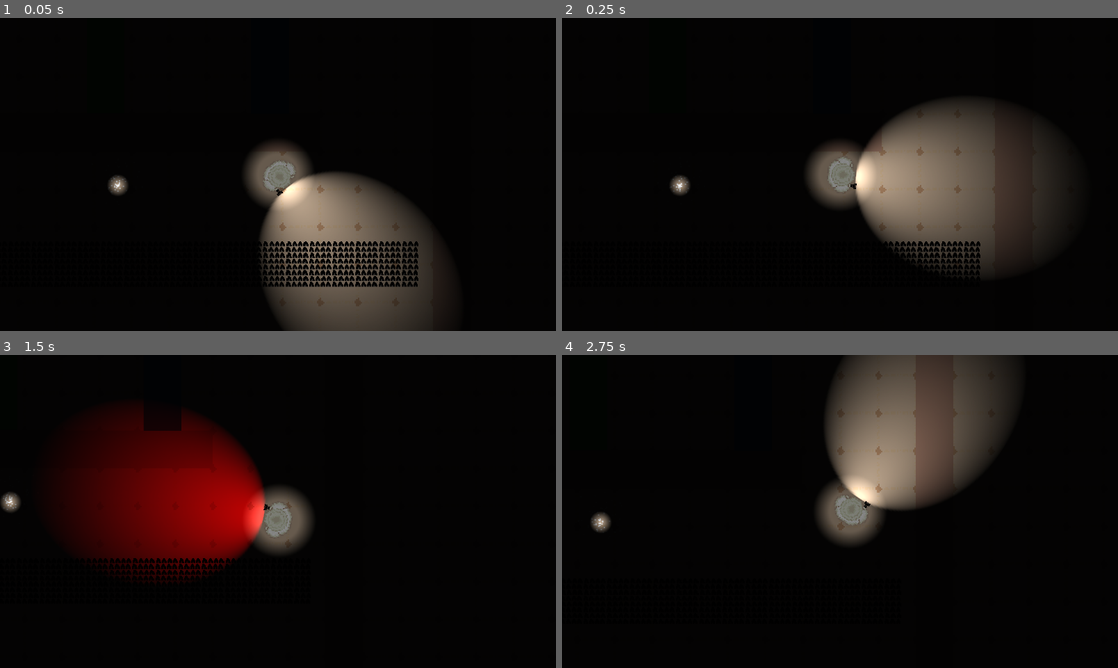
Above: before the commit, frames 1-4 (two rows, left to right).
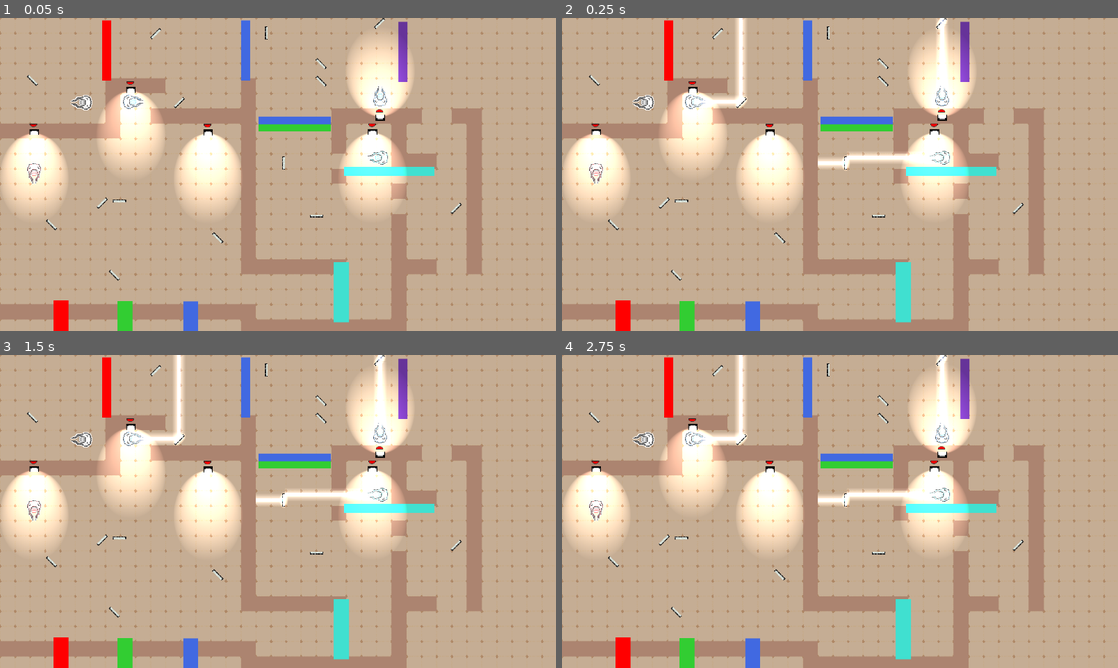
Above: after the commit, the same moments.

Repository: ToumaKamijou/Game-Making-A3
Game: Godot game, scene res://scenes/2D/levels/glass_level.tscn
Two runs of this game, one before a commit and one after it. Both use one fixed random seed, a clock stepped at 60 frames per second and the inputs below. This scene is started directly instead of the project's main scene.
Inputs (mouse positions are in pixels of both pictures, inside the frame that each line leads up to):
- Up to frame 1 (0.05 s): no input
- Up to frame 2 (0.25 s): no input
- Up to frame 3 (1.5 s): tap Enter at 0.5 s; move the mouse to (400, 495) at 0.52 s; hold D (move_right) 0.53-1.28 s; hold Space (change_flash_color) 0.53-1.28 s; move the mouse to (166, 527) at 1.27 s; hold S (move_down) from 1.28 s (still down); tap F (interact) at 1.35 s
- Up to frame 4 (2.75 s): move the mouse to (895, 442) at 2.02 s; release S (move_down) at 2.03 s; hold D (move_right) from 2.03 s (still down); tap R at 2.1 s

The runs differ from the first frame. In frame 1, 100% of the frame differs, in the area x 0-100%, y 0-100%; in frame 2, 100%; in frame 3, 100%; in frame 4, 99%.

Commit message:
moving platform fix

Diff:
--- a/a-3-game/scenes/2D/levels/glass_level.tscn
+++ b/a-3-game/scenes/2D/levels/glass_level.tscn
@@ -1,10 +1,8 @@
-[gd_scene load_steps=24 format=4 uid="uid://3i8w6mru3gy1"]
+[gd_scene load_steps=22 format=4 uid="uid://3i8w6mru3gy1"]
 
 [ext_resource type="Texture2D" uid="uid://hh5xt8teuyrd" path="res://assets/2D/sprites/tilemaps/tiles_a3.png" id="2_h1ni6"]
 [ext_resource type="Texture2D" uid="uid://bgi2caci3fe2t" path="res://assets/2D/sprites/skid lines.png" id="3_h1ni6"]
 [ext_resource type="Texture2D" uid="uid://clv4eps6nhr45" path="res://assets/2D/sprites/tilemaps/Spikes.png" id="3_uqhp1"]
-[ext_resource type="Script" uid="uid://c8pjnmrby13h4" path="res://scripts/2D/environment/fog.gd" id="5_x73ys"]
-[ext_resource type="PackedScene" uid="uid://cxwyepp3mbvej" path="res://scenes/2D/player/player.tscn" id="6_ytjlm"]
 [ext_resource type="PackedScene" uid="uid://d0jhjdqfm8j12" path="res://scenes/2D/gameplay/flashable_wall.tscn" id="7_fvvmu"]
 [ext_resource type="PackedScene" uid="uid://dvarbtspidjhf" path="res://scenes/2D/test/static_light.tscn" id="8_d64pt"]
 [ext_resource type="PackedScene" uid="uid://bshtrwutu635t" path="res://scenes/2D/gameplay/laser_block.tscn" id="9_lnvjn"]
@@ -372,14 +370,6 @@
 tile_map_data = PackedByteArray("AAD//xQAAAAGAAYAAAD//xMAAAAFAAYAAAD//xIAAAAFAAYAAAD//xEAAAAFAAYAAAD//xAAAAAFAAYAAAD//w …(3600 unchanged characters)…
 tile_set = SubResource("TileSet_y8xg1")
 
-[node name="Fog" type="CanvasModulate" parent="."]
-position = Vector2(-1, 0)
-script = ExtResource("5_x73ys")
-
-[node name="Player" parent="." instance=ExtResource("6_ytjlm")]
-position = Vector2(670, 1332)
-_walk_speed = 200.0
-
 [node name="ColorTesting" type="Node2D" parent="."]
 
 [node name="Wall" parent="ColorTesting" instance=ExtResource("7_fvvmu")]
@@ -618,7 +608,7 @@
 shape = SubResource("RectangleShape2D_h20rh")
 
 [node name="MovingPlatform" parent="." instance=ExtResource("13_janlf")]
-position = Vector2(217, 1456)
+position = Vector2(217, 1471)
 curve = SubResource("Curve2D_axcge")
 
 [node name="coin" parent="." instance=ExtResource("14_hxpco")]
--- a/a-3-game/scenes/2D/player/player.tscn
+++ b/a-3-game/scenes/2D/player/player.tscn
@@ -86,6 +86,7 @@
 [node name="AreaCheck" type="ShapeCast2D" parent="."]
 shape = SubResource("CircleShape2D_03o3s")
 target_position = Vector2(0, 0)
+collision_mask = 5
 collide_with_areas = true
 collide_with_bodies = false
 
--- a/a-3-game/scripts/2D/player/player.gd
+++ b/a-3-game/scripts/2D/player/player.gd
@@ -158,11 +158,12 @@
 		for i in collision_count:
 			var collided = _area_check.get_collider(i)
 			if collided.is_in_group("Mover"):
+				print("check")
 				if not collided.is_in_group("Hazard"):
 					safe = true
-				global_position.y += collided.get_owner().center.global_position.y - collided.get_owner().old.y
-			elif collided.is_in_group("Hazard") and safe == false:
-				respawn()
+				global_position += collided.get_owner().center.global_position - collided.get_owner().old
+			#elif collided.is_in_group("Hazard") and safe == false:
+				#respawn()
 			elif collided.is_in_group("Button"):
 				light_control = collided.get_owner()
 				light_control._button_light.enabled = true
Not shown: 1 places in a-3-game/scenes/2D/player/player.tscn that only renumber resources
